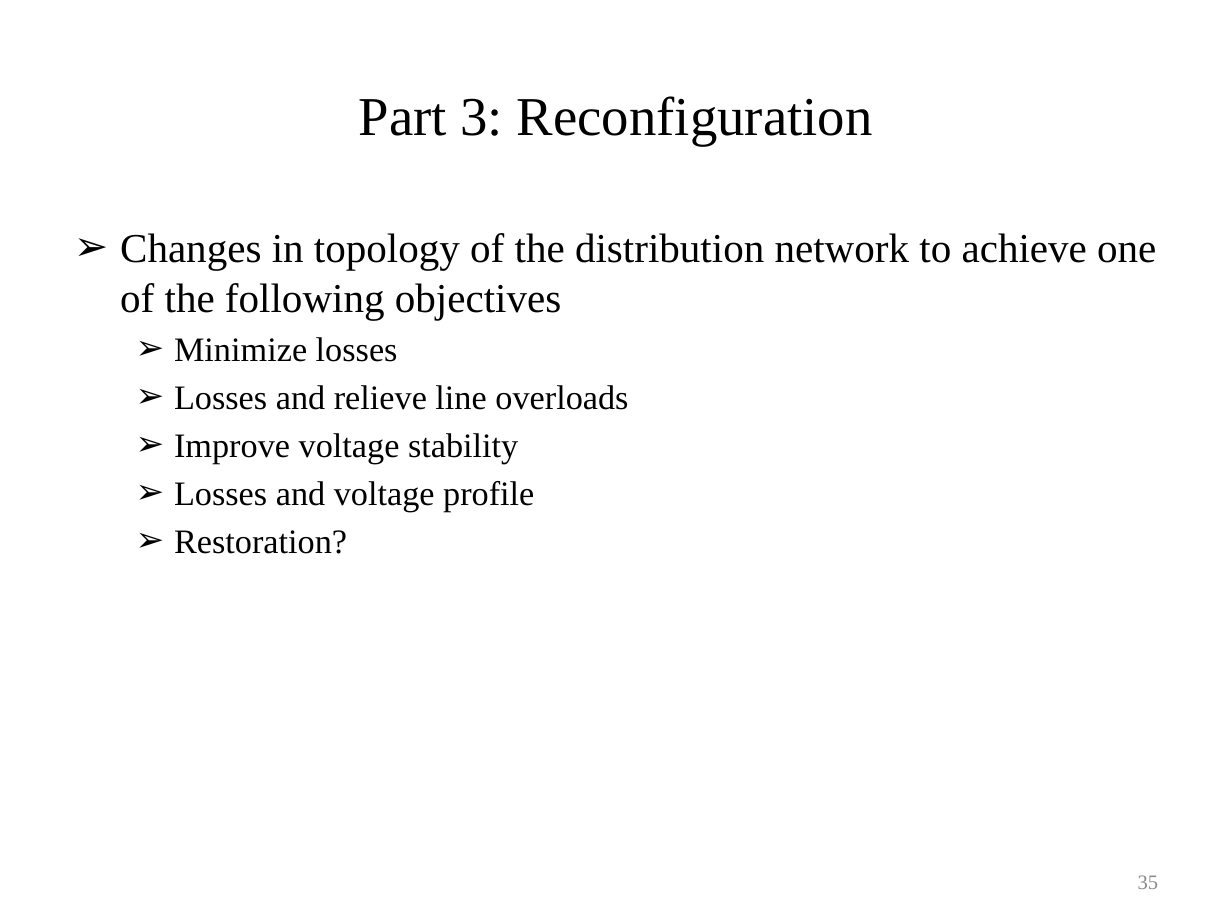
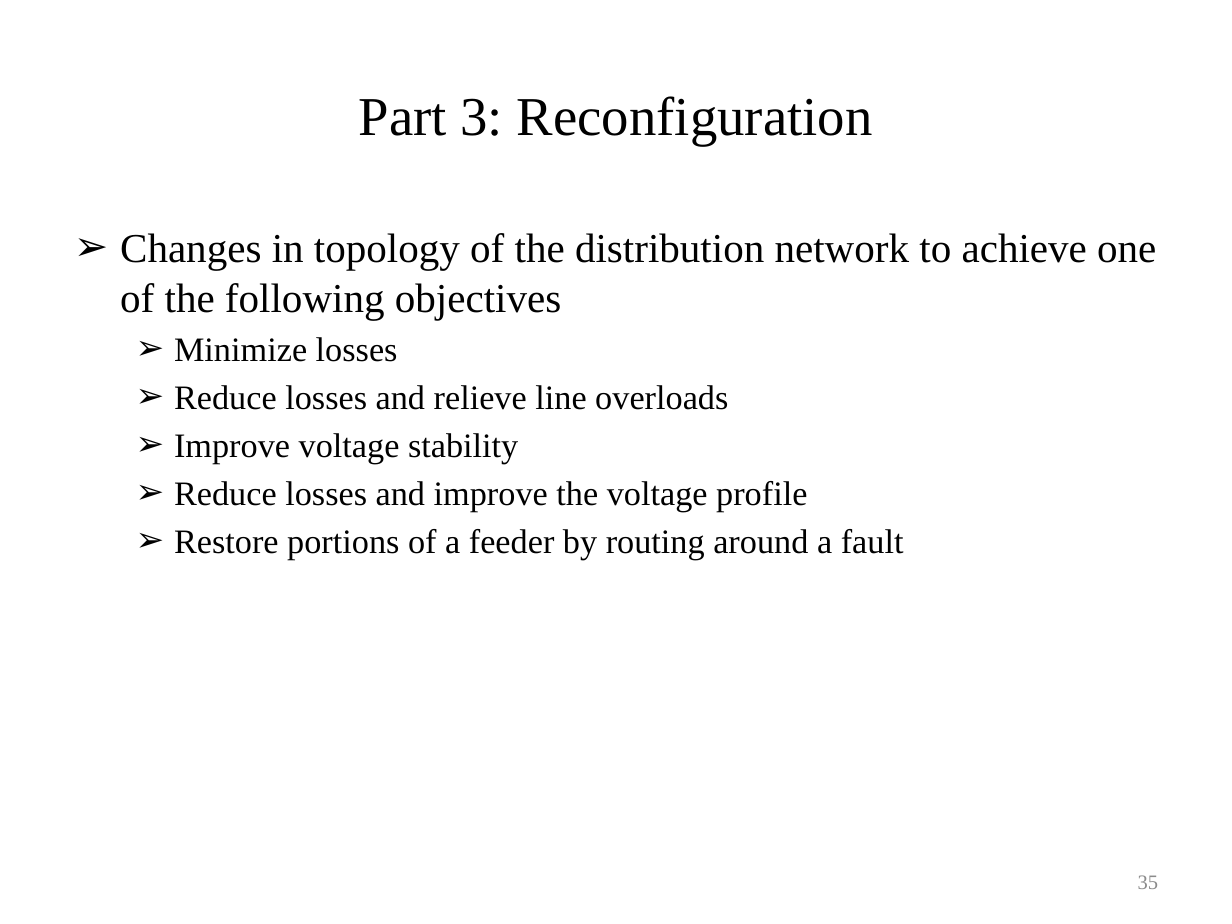
Before and after one commit to gridlab-d/course, a slide deck: slide 35 of University of Washington Class/Module 9 - Automated switching and reconfiguration.pptx. Drawn at 1232x924 pixels with LibreOffice and Linux fonts; fonts in the diff are those of the drawing. Boxes give left, top, right and bottom in pixels: in the first picture for what was removed or moved away, otherwise in the second. Text is boxed around its words. In the diff, an @@ line names an element or a change of style, - is before the commit and + after.

Commit message:
Changes to module 9 for wording and clarity

```diff
--- a/University of Washington Class/Module 9 - Automated switching and reconfiguration.pptx
+++ b/University of Washington Class/Module 9 - Automated switching and reconfiguration.pptx
@@ text at box(174, 385, 728, 410): text changed @@
-  ➢ Losses and relieve line overloads
+  ➢ Reduce losses and relieve line overloads
@@ text at box(174, 481, 904, 560): text changed @@
-  ➢ Losses and voltage profile
-  ➢ Restoration?
+  ➢ Reduce losses and improve the voltage profile
+  ➢ Restore portions of a feeder by routing around a fault
```
Also in this commit, not shown: 21 other slides changed.
